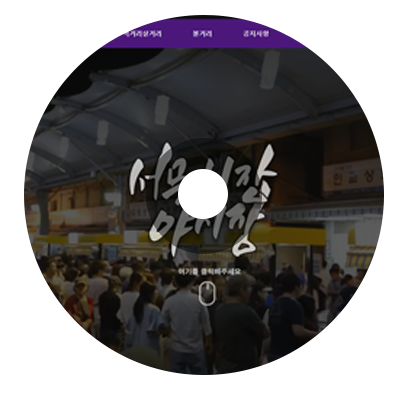
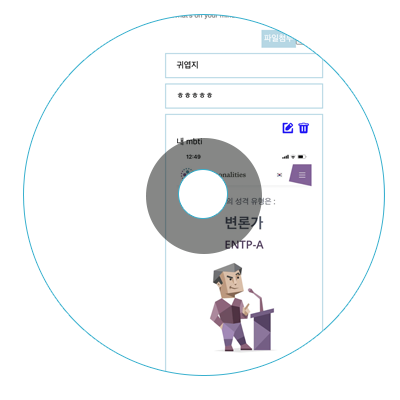
Comparing the layer stacks of the two (400, 400) images. Changes:
removed layer "Layer 2 copy" (was 5%) over <box>23,14,385,376</box>
added layer "레이어 1 복사" (5%) above "Ellipse 2" over <box>23,14,384,376</box>
removed layer "Layer 2" over <box>23,14,385,376</box>
added layer "레이어 1" above "Ellipse 1" over <box>23,14,384,376</box>
